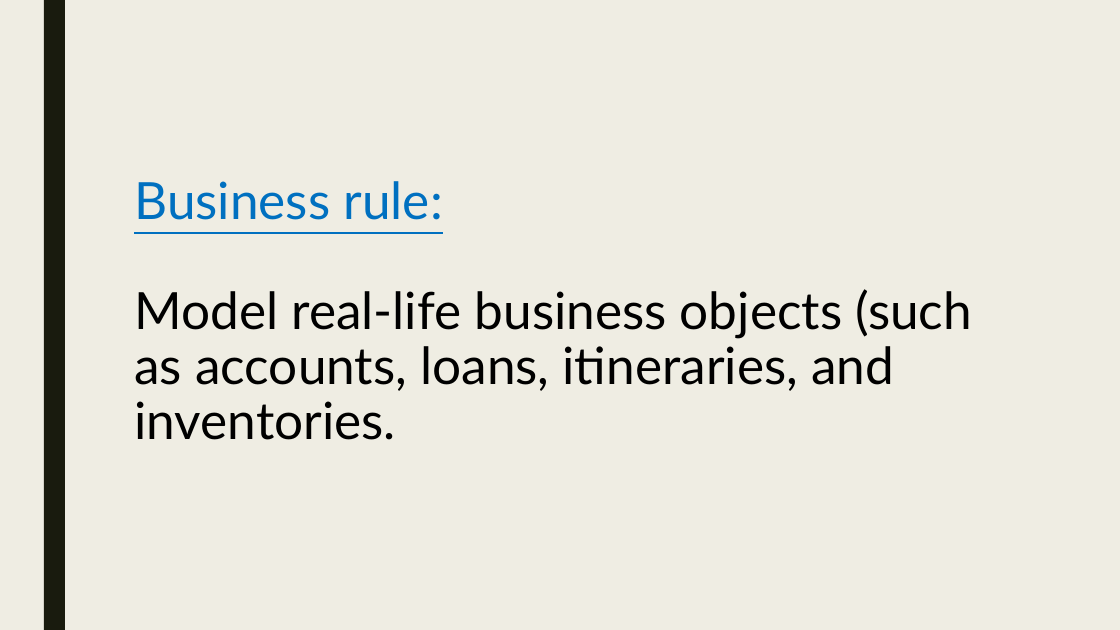
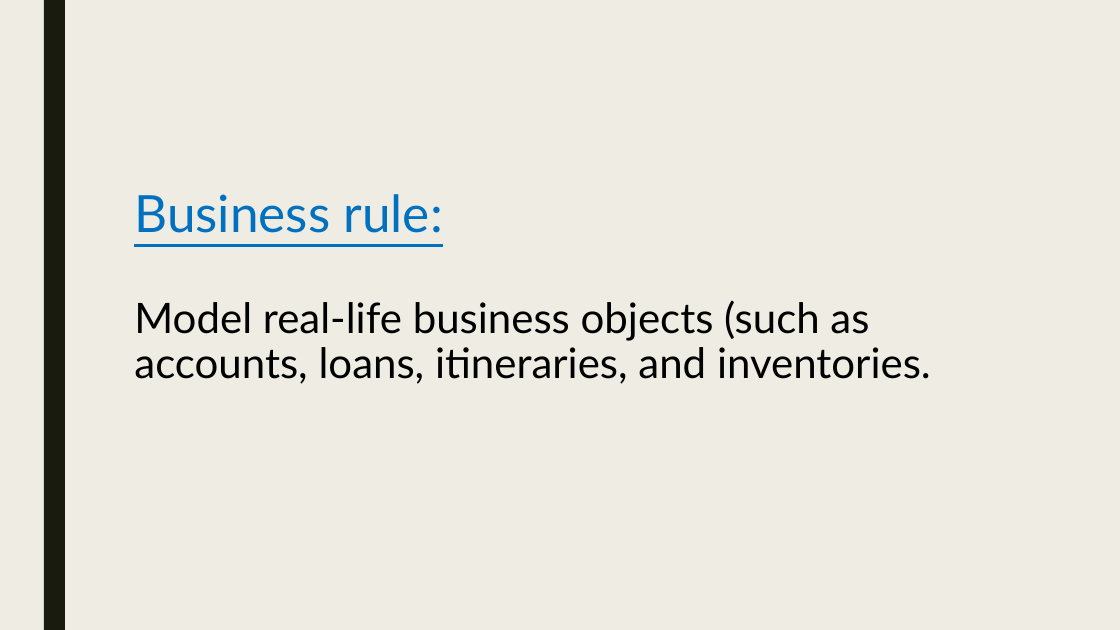
Before and after one commit to pkyurkchiev/practice-biel, a slide deck: slide 12 of presentations/n-layer.pptx. Drawn at 1120x630 pixels with LibreOffice and Linux fonts; fonts in the diff are those of the drawing. Boxes give left, top, right and bottom in pixels: in the first picture for what was removed or moved away, otherwise in the second. Text is boxed around its words. In the diff, an @@ line names an element or a change of style, - is before the commit and + after.

```diff
--- a/presentations/n-layer.pptx
+++ b/presentations/n-layer.pptx
@@ title "Business rule: Model real-life business ..." at bbox=[134, 194, 931, 384]: size 44 to 36 pt in "Model real-life business objects (such as accounts, ..." @@
```
Also in this commit, not shown: 3 other slides changed, 5 slides added, 3 slides removed.
